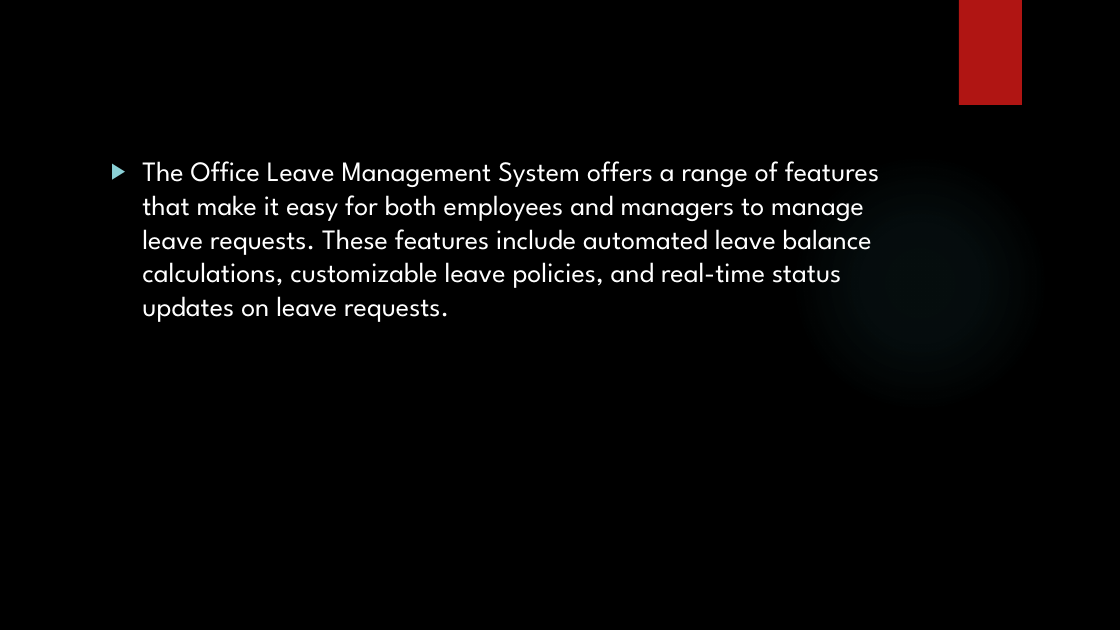
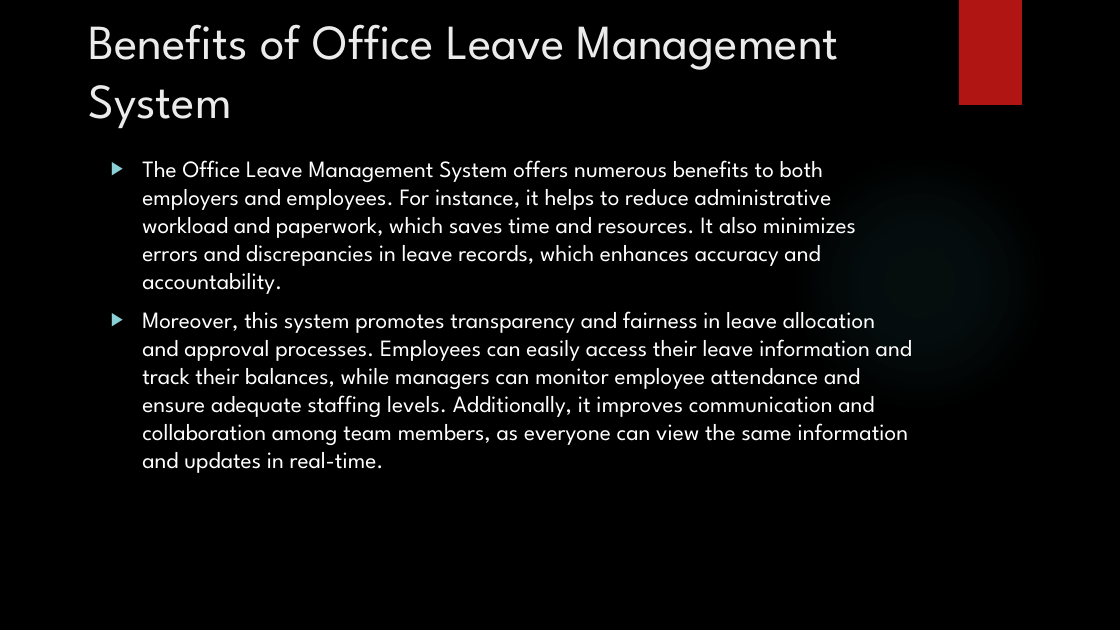
Before and after one commit to bharath210/HDFC_MidTermProject, a slide deck: slide 3 of Office Leave Management System.pptx. Drawn at 1120x630 pixels with LibreOffice and Linux fonts; fonts in the diff are those of the drawing; background and template pictures are left out. Boxes give left, top, right and bottom in pixels: in the first picture for what was removed or moved away, otherwise in the second. Text is boxed around its words. In the diff, an @@ line names an element or a change of style, - is before the commit and + after.

```diff
--- a/Office Leave Management System.pptx
+++ b/Office Leave Management System.pptx
@@ title added at [89,24,839,129], 42 pt, text #EBEBEB @@
+Benefits of Office Leave Management System
@@ text at [142,160,912,473]: text changed; size 24 to 20 pt @@
-▶ The Office Leave Management System offers a range of features that make it easy for both employees and managers to manage leave requests. These features include automated leave balance calculations, customizable leave policies, and real-time status updates on leave requests.
+▶ The Office Leave Management System offers numerous benefits to both employers and employees. For instance, it helps to reduce administrative workload and paperwork, which saves time and resources. It also minimizes errors and discrepancies in leave records, which enhances accuracy and accountability.
+▶ Moreover, this system promotes transparency and fairness in leave allocation and approval processes. Employees can easily access their leave information and track their balances, while managers can monitor employee attendance and ensure adequate staffing levels. Additionally, it improves communication and collaboration among team members, as everyone can view the same information and updates in real-time.
```
Also in this commit, not shown: 3 other slides changed, 5 slides added.
